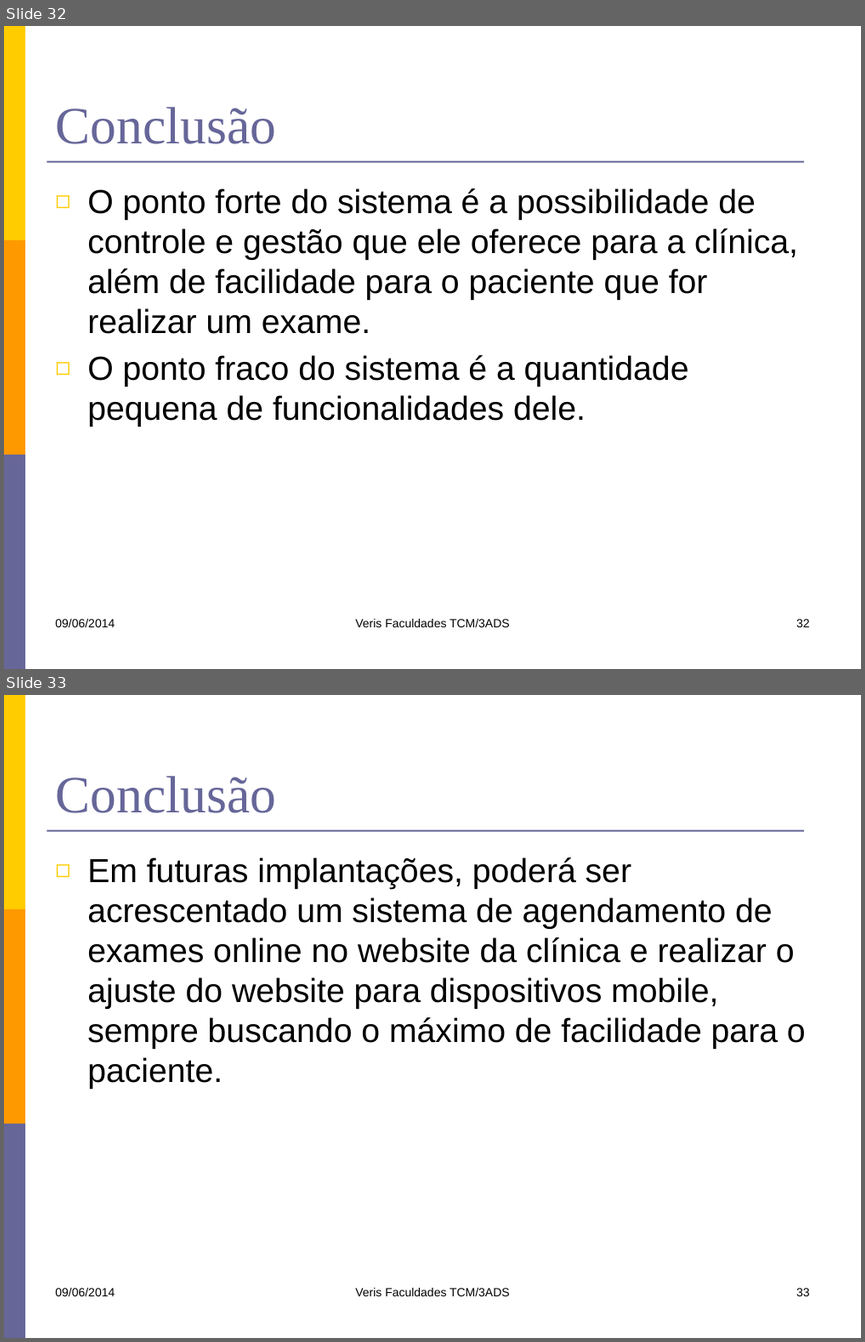
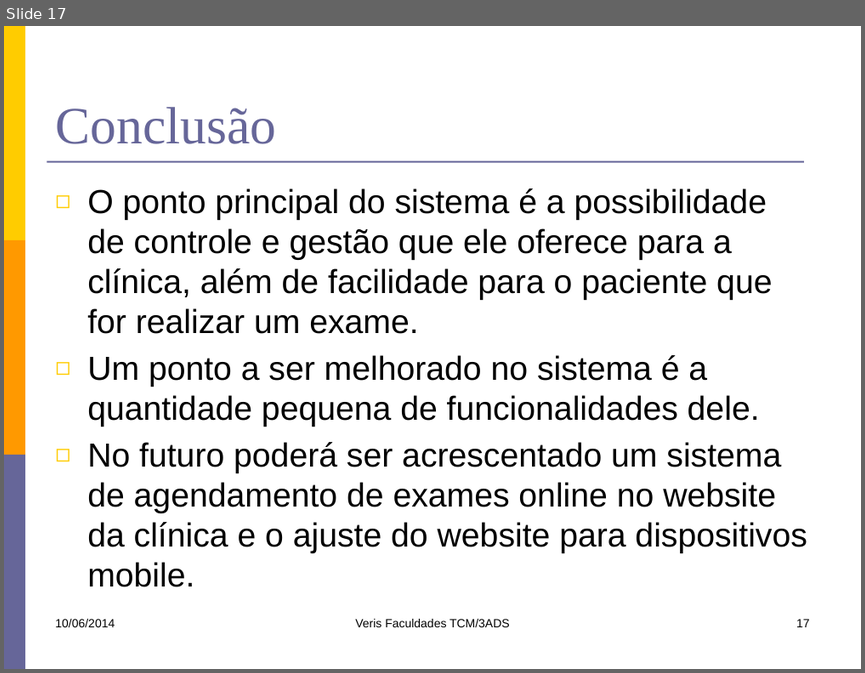
Before and after one commit to kokmz/TCCHUE, a slide deck: documentacao/G4_Apresentacao1sem2014.pptx. Shown one above the other, each under a label of ours: slides 32 and 33 before the commit, slide 17 after it. The pictures are 865x1342 and 865x673 pixels, drawn with LibreOffice and Linux fonts; fonts in the diff are those of the drawing. Boxes give left, top, right and bottom in pixels: in the first picture for what was removed or moved away, otherwise in the second. Text is boxed around its words. In the diff, an @@ line names an element or a change of style, - is before the commit and + after.

Commit message:
Atualização de todos os slides para apresentação, visando atender os comentarios e ideias proprostas pelo professor.

```diff
--- a/documentacao/G4_Apresentacao1sem2014.pptx
+++ b/documentacao/G4_Apresentacao1sem2014.pptx
@@ slide 33 removed at (4, 695, 861, 1338), background #FFFFFF; not listed: 4 template elements that a slide beside it also shows @@
@@ title removed at (55, 776, 276, 813) @@
-Conclusão
@@ text removed at (87, 857, 806, 1089) @@
-◻ Em futuras implantações, poderá ser acrescentado um sistema de agendamento de exames online no website da clínica e realizar o ajuste do website para dispositivos mobile, sempre buscando o máximo de facilidade para o paciente.
@@ text removed at (55, 1287, 114, 1296) @@
-09/06/2014
@@ text removed at (355, 1287, 510, 1296) @@
-Veris Faculdades TCM/3ADS
@@ page number removed at (796, 1287, 810, 1296) @@
-33
@@ what was slide 32 is now slide 17 @@
@@ slide 17 changed as well @@
@@ text at (87, 188, 806, 587): text changed @@
-◻ O ponto forte do sistema é a possibilidade de controle e gestão que ele oferece para a clínica, além de facilidade para o paciente que for realizar um exame.
-◻ O ponto fraco do sistema é a quantidade pequena de funcionalidades dele.
+◻ O ponto principal do sistema é a possibilidade de controle e gestão que ele oferece para a clínica, além de facilidade para o paciente que for realizar um exame.
+◻ Um ponto a ser melhorado no sistema é a quantidade pequena de funcionalidades dele.
+◻ No futuro poderá ser acrescentado um sistema de agendamento de exames online no website da clínica e o ajuste do website para dispositivos mobile.
@@ text at (55, 618, 114, 627): text changed @@
-09/06/2014
+10/06/2014
@@ page number at (796, 618, 810, 627): text changed @@
-32
+17
```
Also in this commit, not shown: 16 other slides changed, 15 other slides removed.
